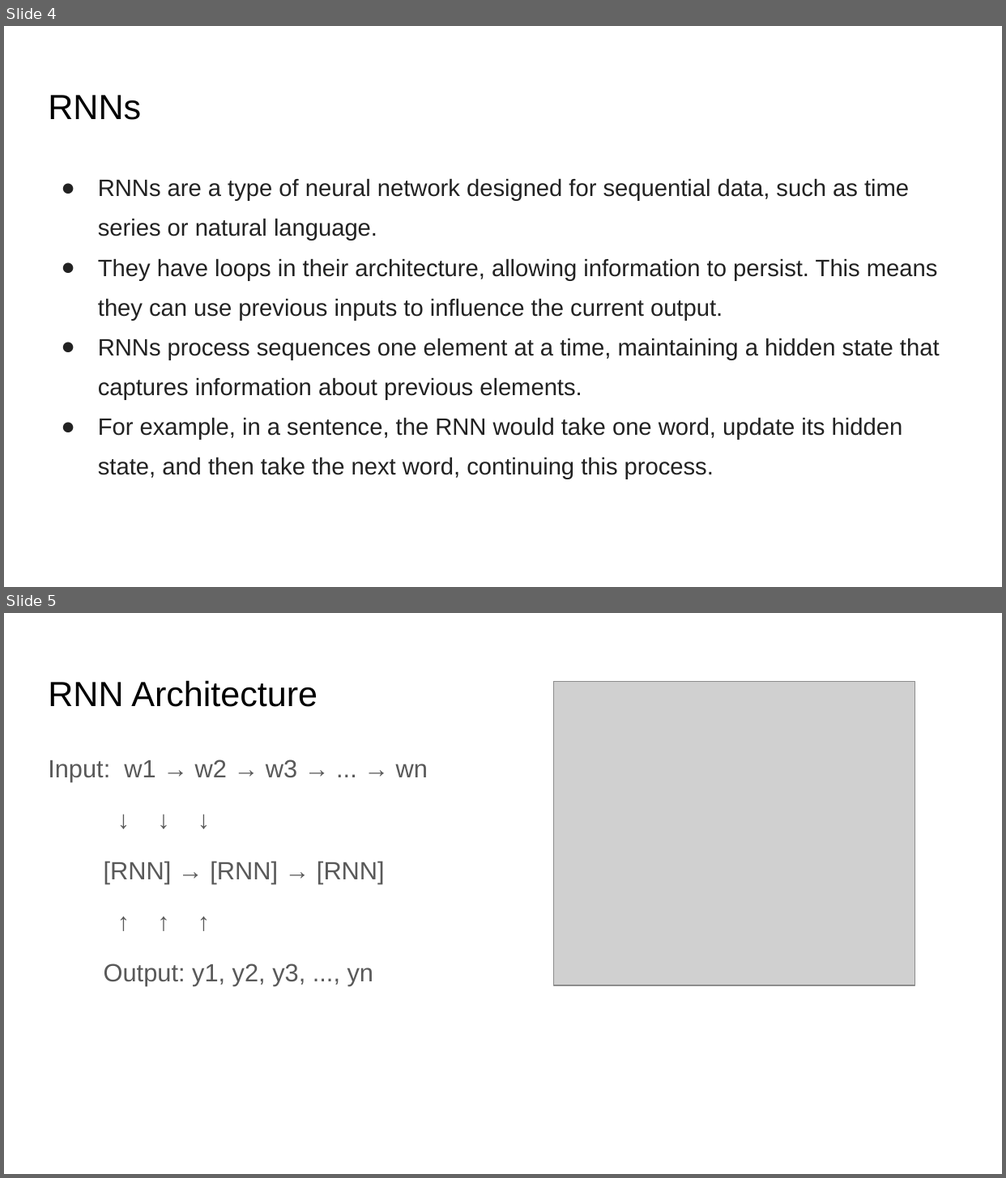
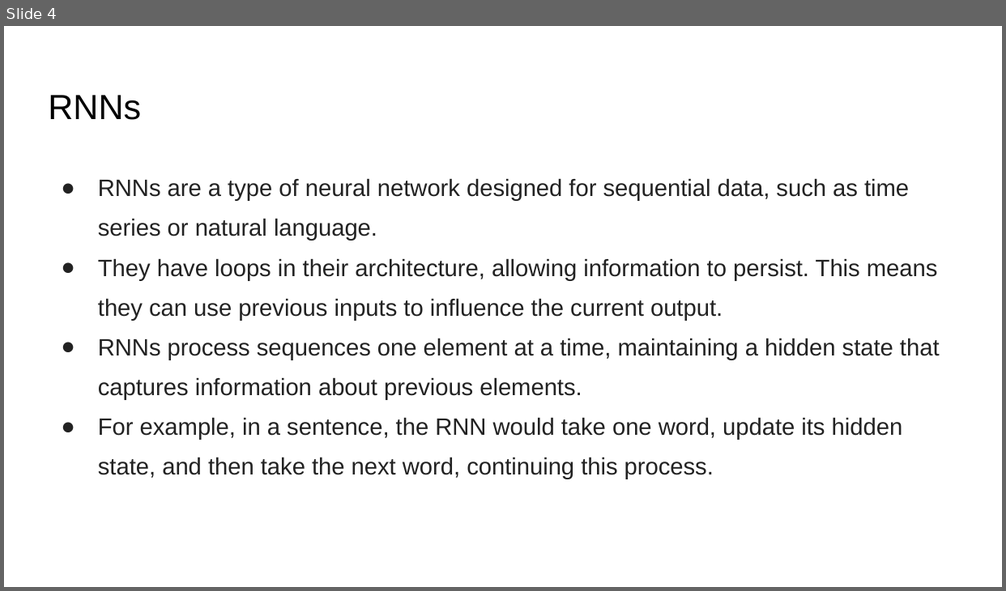
Before and after one commit to motazsaad/NLP-Master-2025, a slide deck: slides/NLP/06 Transformers.pptx. Shown one above the other, each under a label of ours: slides 4 and 5 before the commit, slide 4 after it. The pictures are 1006x1178 and 1006x591 pixels, drawn with LibreOffice and Linux fonts; fonts in the diff are those of the drawing; grey boxes stand for pictures. Boxes give left, top, right and bottom in pixels: in the first picture for what was removed or moved away, otherwise in the second. Text is boxed around its words. In the diff, an @@ line names an element or a change of style, - is before the commit and + after.

```diff
--- a/slides/NLP/06 Transformers.pptx
+++ b/slides/NLP/06 Transformers.pptx
@@ slide 5 removed at (x1=4, y1=613, x2=1002, y2=1174), background #FFFFFF @@
@@ title removed at (x1=48, y1=680, x2=317, y2=707) @@
-RNN Architecture
@@ picture removed at (x1=554, y1=681, x2=915, y2=986) @@
@@ text removed at (x1=48, y1=760, x2=428, y2=986) @@
-Input: w1 → w2 → w3 → ... → wn
-↓ ↓ ↓
-[RNN] → [RNN] → [RNN]
-↑ ↑ ↑
-Output: y1, y2, y3, ..., yn
```
Also in this commit, not shown: 2 slides changed, 6 slides added, 11 other slides removed, 2 other files.
